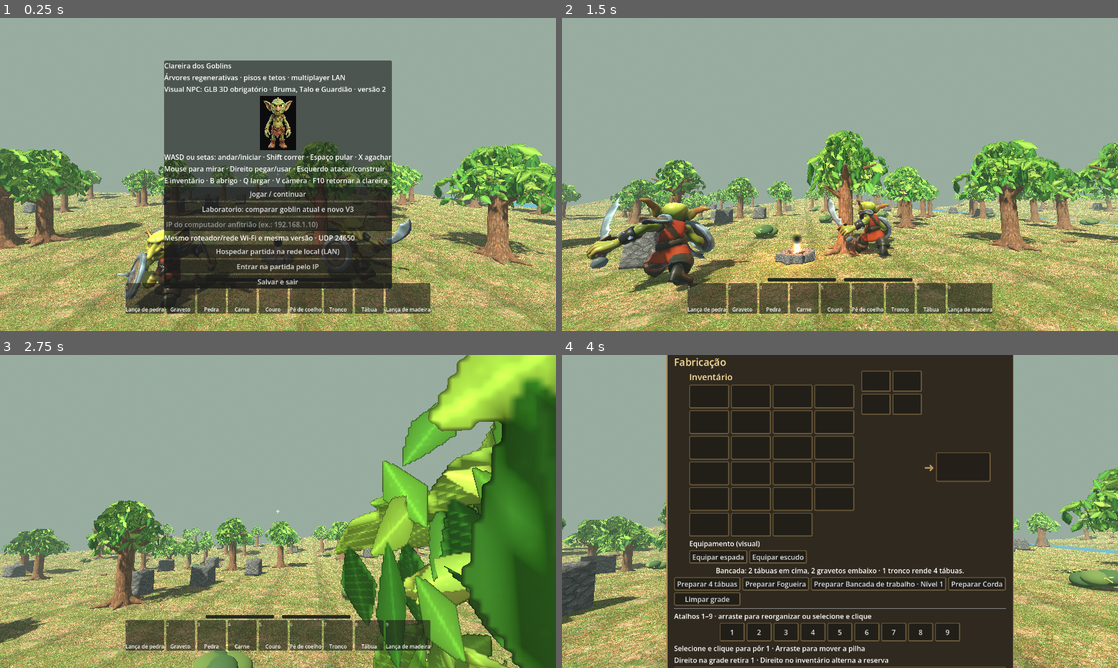
Above: before the commit, frames 1-4 (two rows, left to right).
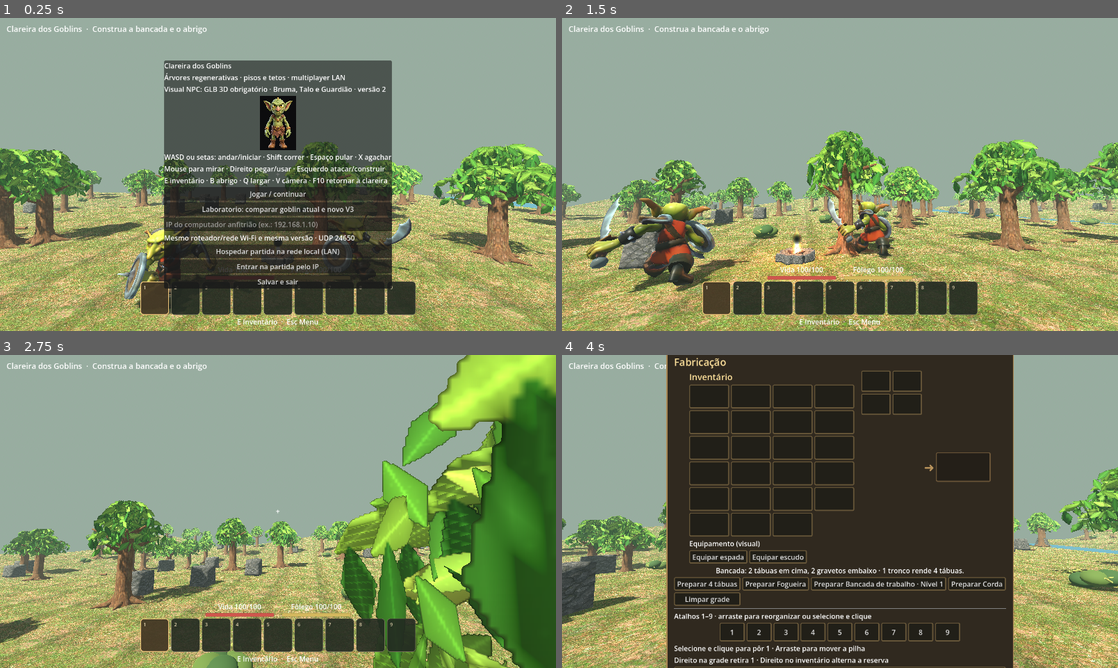
Above: after the commit, the same moments.

Repository: clebertressi88/clareira-dos-goblins
Game: Godot game, scene res://main.tscn
The game is run twice, just before and just after one commit, with the same random seed, the same clock (stepped at 60 frames per second) and the same inputs.
Inputs (mouse positions are in pixels of both pictures, inside the frame that each line leads up to):
- Up to frame 1 (0.25 s): no input
- Up to frame 2 (1.5 s): click "Jogar / continuar" at 0.5 s; tap Enter at 1.25, 1.35 s; move the mouse to (867, 174) at 1.27 s; hold W (goblin_frente) from 1.28 s (still down); click (867, 174) at 1.42 s
- Up to frame 3 (2.75 s): keep holding W (goblin_frente); tap Space at 1.52, 1.82, 2.27, 2.57 s; move the mouse to (250, 511) at 2.02 s; tap Keypad Enter at 2.1 s
- Up to frame 4 (4 s): keep holding W (goblin_frente); move the mouse to (851, 505) at 2.77 s; hold Shift 2.78-3.53 s; move the mouse to (834, 517) at 3.52 s; tap E at 3.6 s; click (834, 517) at 3.67 s; tap Space at 3.77 s

The runs differ from the first frame. In frame 1, 4.6% of the frame differs, in the area x 1-78%, y 2-98%; in frame 2, 6.0%; in frame 3, 5.6%; in frame 4, 0.1%.
Error before the commit: Trying to assign value of type 'Node3D' to a variable of type 'MeshInstance3D'. (res://main.gd:447)

Commit message:
Corrige tipo do no do machado de madeira para Node3D

Diff:
--- a/Projeto-Godot/main.gd
+++ b/Projeto-Godot/main.gd
@@ -85,7 +85,7 @@
 var spear: Node3D
 var spear_tip: MeshInstance3D
 var axe: Node3D
-var wood_axe_head: MeshInstance3D
+var wood_axe_head: Node3D
 var stone_axe_head: Node3D
 var shovel_head: Node3D
 var crosshair: Label
